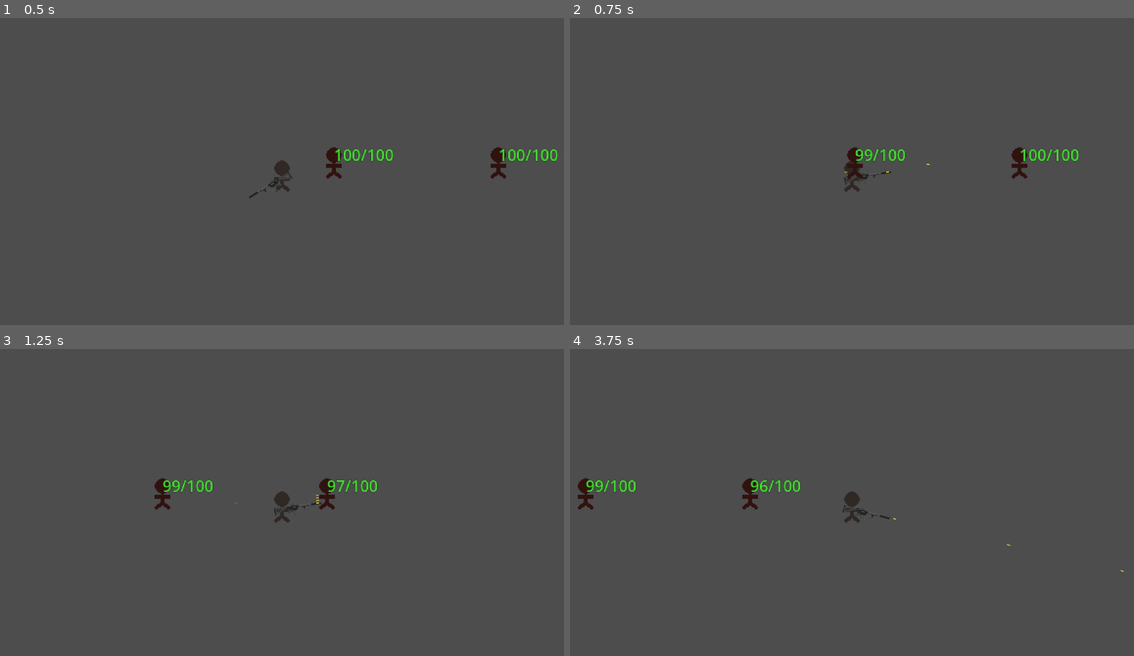
Above: before the commit, frames 1-4 (two rows, left to right).
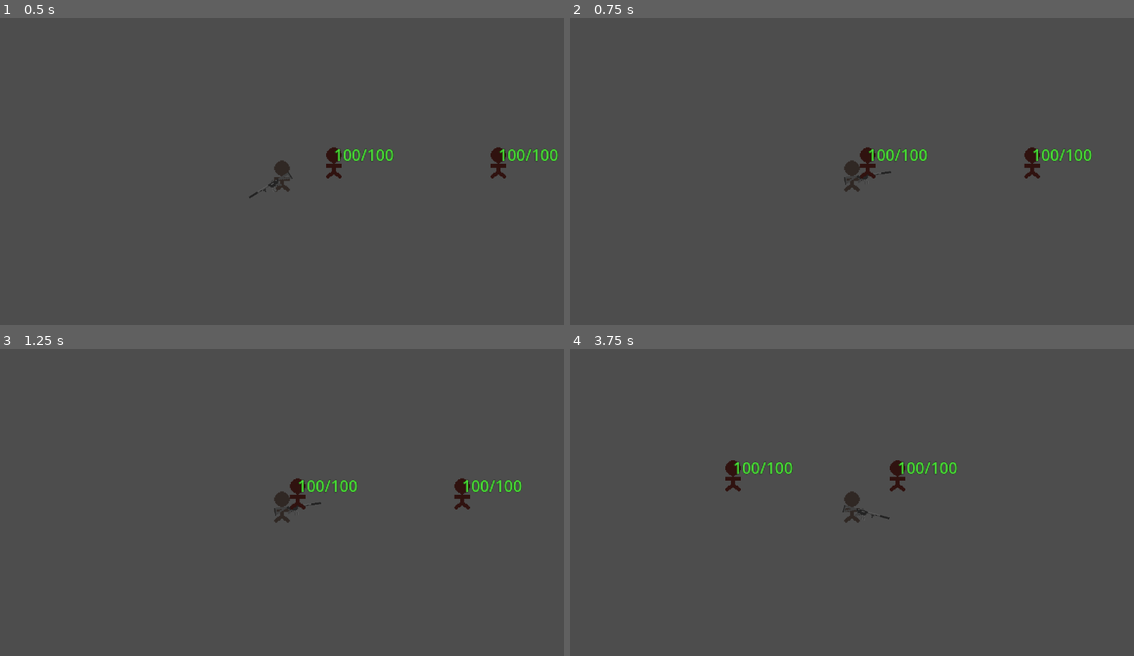
Above: after the commit, the same moments.

Repository: ExHilEr8/Personal-Game-Jam
Game: Godot game, scene res://scenes/main.tscn
Two runs of this game, one before a commit and one after it. Both use one fixed random seed, a clock stepped at 60 frames per second and the inputs below. Sound files missing from this copy of the repository are replaced by a short silence.
Inputs (mouse positions are in pixels of both pictures, inside the frame that each line leads up to):
- Up to frame 1 (0.5 s): no input
- Up to frame 2 (0.75 s): tap Enter at 0.5 s; move the mouse to (976, 159) at 0.52 s; press the mouse at (976, 159) at 0.53 s; hold D (move_right) from 0.53 s (still down)
- Up to frame 3 (1.25 s): keep holding D (move_right)
- Up to frame 4 (3.75 s): move the mouse to (739, 523) at 1.27 s; release D (move_right) at 1.28 s; release the mouse at (739, 523) at 1.28 s; hold S (move_down) 1.28-2.03 s; click (739, 523) at 1.35 s; move the mouse to (908, 438) at 2.02 s; press the mouse at (908, 438) at 2.03 s; hold D (move_right) 2.03-2.78 s; tap Space at 2.75 s; move the mouse to (823, 570) at 2.77 s; release the mouse at (823, 570) at 2.78 s; hold W (move_up) 2.78-3.53 s; click (823, 570) at 2.85 s; move the mouse to (1021, 554) at 3.52 s; press the mouse at (1021, 554) at 3.53 s; hold A (move_left) from 3.53 s (still down)

Frame 1 is identical in both runs. In frame 2, 1.1% of the frame differs, in the area x 48-93%, y 42-53%; in frame 3, 1.4%; in frame 4, 1.5%, in the area x 1-99%, y 36-73%.
Error after the commit: Parse Error: The member "projectile_speed" already exists in parent class Projectile. (res://scenes/PhysicsProjectile.gd:4)

Commit message:
Main scene controller and unfinished projectile changes :)

Diff:
--- a/project.godot
+++ b/project.godot
@@ -85,8 +85,10 @@
 
 [layer_names]
 
+2d_physics/layer_1="Enemy"
 2d_physics/layer_3="Player"
 2d_physics/layer_4="Player Projectile"
+2d_physics/layer_5="EnvironmentBound"
 
 [physics]
 
--- /dev/null
+++ b/scenes/MainSceneController.gd
@@ -0,0 +1,12 @@
+extends Node2D
+
+@export_enum("res://scenes/testing_scenes/weapon_testing.tscn") var scene_to_set: String
+
+# Called when the node enters the scene tree for the first time.
+func _ready():
+	get_tree().change_scene_to_file(scene_to_set)
+
+
+# Called every frame. 'delta' is the elapsed time since the previous frame.
+func _process(delta):
+	pass
--- a/scenes/PhysicsProjectile.gd
+++ b/scenes/PhysicsProjectile.gd
@@ -2,6 +2,12 @@
 
 @export_category("Projectile Stats")
 @export var projectile_speed: float = float(550)
+# TODOOOOO
+# OVERHAUL mask consts into a class or find out where to get them from, then add their values to enable/disable them rather than doing each mask individually. This will help
+#	with setting the hitscan mask too as thats currently broken
+#
+# Implement the forward raycasting check functionality from Weapon.gd to fix tunneling on piercing physical projectiles (i.e. when using Area2D object to detect collisions
+#   when the collision mask for the RigidBody2D is disabled)
 
 func _on_body_entered(body:Node):
 	var bullet_global_position = get_global_position()
--- a/scenes/Projectile.gd
+++ b/scenes/Projectile.gd
@@ -2,10 +2,13 @@
 
 @export_category("Projectile Stats")
 @export var damage: float = float(1)
+@export var projectile_speed: float = float(550)
 @export var ammo_per_shot: int = int(1)
 @export var is_enemy_piercing: bool = false
 @export var is_wall_piercing: bool = false
+@export var play_effect_on_enemy: bool = false
 @export var play_effect_on_wall: bool = false
+
 
 @export_category("Animation")
 @export var impact_animator: PackedScene
@@ -23,10 +26,10 @@
 signal wall_hit(position: Vector2, wall: Node, projectile)
 
 func determine_projectile_interaction(parent, body: Node, bullet_global_position: Vector2, bullet_global_rotation: float):
-	if not body.is_in_group("Player") and body.is_in_group("Enemy"):
+	if body.is_in_group("Enemy"):
 		on_enemy_hit(parent, body, bullet_global_position, bullet_global_rotation)
 
-	elif not body.is_in_group("Player") and body.is_in_group("Wall"):
+	elif body.is_in_group("Wall"):
 		on_wall_hit(parent, body, bullet_global_position, bullet_global_rotation)
 
 func on_hit_effect(parent, hit_position, hit_rotation):
@@ -39,7 +42,8 @@
 # parent variable is included to allow instantiating animations and sounds under
 #	a preferred node. Gives more control over both if desired
 func on_enemy_hit(parent, enemy: Node, hit_position: Vector2, hit_rotation: float):
-	on_hit_effect(parent, hit_position, hit_rotation)
+	if play_effect_on_enemy == true:
+		on_hit_effect(parent, hit_position, hit_rotation)
 	enemy_hit.emit(hit_position, enemy, self)
 
 func on_wall_hit(parent, enemy: Node, hit_position: Vector2, hit_rotation: float):
--- a/scenes/Weapon.gd
+++ b/scenes/Weapon.gd
@@ -96,7 +96,6 @@
 	raycast.exclude_parent = true
 	raycast.collision_mask = hitscan_collision_mask
 	raycast.enabled = true
-	raycast.exclude_parent = true
 
 	return raycast
 
@@ -276,11 +275,11 @@
 func _on_enemy_hit(hit_position: Vector2, enemy: Node, projectile):
 	damage_enemy(enemy, projectile.damage)
 
-	if is_hitscan == false:
+	if is_hitscan == false and projectile.is_enemy_piercing == false:
 		projectile.queue_free()
 
-func _on_wall_hit(hit_position: Vector2, enemy: Node, projectile):
-	if is_hitscan == false:
+func _on_wall_hit(hit_position: Vector2, wall: Node, projectile):
+	if is_hitscan == false and not projectile.is_wall_piercing:
 		projectile.queue_free()
 
 func damage_enemy(enemy, damage) -> void:
--- a/scenes/main.tscn
+++ b/scenes/main.tscn
@@ -1,71 +1,7 @@
-[gd_scene load_steps=10 format=3 uid="uid://dib3hnth51t1o"]
+[gd_scene load_steps=2 format=3 uid="uid://dib3hnth51t1o"]
 
-[ext_resource type="PackedScene" uid="uid://dbwiyy32jjiv8" path="res://scenes/player/player.tscn" id="1_scfp7"]
-[ext_resource type="Script" path="res://scenes/weapon_container.gd" id="2_ex5qh"]
-[ext_resource type="PackedScene" uid="uid://cv3jeqsihp3ey" path="res://scenes/weapons/assault_rifles/m4.tscn" id="3_tawrs"]
-[ext_resource type="Texture2D" uid="uid://8ba48ruimrsk" path="res://assets/sprites/tempplayer.png" id="4_c8107"]
-[ext_resource type="PackedScene" uid="uid://bew6phnc4wfen" path="res://scenes/prefabs/EnemyPrefab.tscn" id="4_oagll"]
-[ext_resource type="PackedScene" uid="uid://cm0aq0yd2skvp" path="res://scenes/physics_projectiles/m4bullet.tscn" id="4_y0fn3"]
-[ext_resource type="PackedScene" uid="uid://d2hqsdb4xswu5" path="res://scenes/prefabs/HitscanProjectilePrefab.tscn" id="5_tdcqm"]
-
-[sub_resource type="CapsuleShape2D" id="CapsuleShape2D_f2dak"]
-radius = 8.0
-height = 32.0
-
-[sub_resource type="RectangleShape2D" id="RectangleShape2D_d5o85"]
-size = Vector2(15, 71)
+[ext_resource type="Script" path="res://scenes/MainSceneController.gd" id="1_ar03u"]
 
 [node name="Main" type="Node2D"]
-
-[node name="Player" parent="." instance=ExtResource("1_scfp7")]
-position = Vector2(-52.79, 13.63)
-
-[node name="WeaponContainer" type="Node2D" parent="Player"]
-script = ExtResource("2_ex5qh")
-
-[node name="Weapon" parent="Player/WeaponContainer" instance=ExtResource("3_tawrs")]
-position = Vector2(16, 4)
-fire_rate = 0.05
-magazine_size = 9000
-reserve_ammo = 9000
-queue_firing_delay = 0.0
-physics_projectile = ExtResource("4_y0fn3")
-hitscan_projectile = ExtResource("5_tdcqm")
-
-[node name="EnemyInFront" parent="." instance=ExtResource("4_oagll")]
-
-[node name="Sprite2D" parent="EnemyInFront" index="0"]
-self_modulate = Color(1, 0.466667, 0.415686, 1)
-texture = ExtResource("4_c8107")
-
-[node name="FloatingUIContainer" parent="EnemyInFront" index="1"]
-position = Vector2(0, -20)
-metadata/_edit_group_ = true
-
-[node name="CollisionShape2D" type="CollisionShape2D" parent="EnemyInFront"]
-shape = SubResource("CapsuleShape2D_f2dak")
-
-[node name="EnemyInBack" parent="." instance=ExtResource("4_oagll")]
-position = Vector2(168, 0)
-
-[node name="Sprite2D" parent="EnemyInBack" index="0"]
-self_modulate = Color(1, 0.466667, 0.415686, 1)
-texture = ExtResource("4_c8107")
-
-[node name="FloatingUIContainer" parent="EnemyInBack" index="1"]
-position = Vector2(0, -20)
-metadata/_edit_group_ = true
-
-[node name="CollisionShape2D" type="CollisionShape2D" parent="EnemyInBack"]
-shape = SubResource("CapsuleShape2D_f2dak")
-
-[node name="Wall" type="StaticBody2D" parent="." groups=["Wall"]]
-
-[node name="CollisionShape2D" type="CollisionShape2D" parent="Wall" groups=["Wall"]]
-position = Vector2(84, 2)
-shape = SubResource("RectangleShape2D_d5o85")
-debug_color = Color(0.913725, 0.290196, 0, 0.419608)
-
-[editable path="Player/WeaponContainer/Weapon"]
-[editable path="EnemyInFront"]
-[editable path="EnemyInBack"]
+script = ExtResource("1_ar03u")
+scene_to_set = "res://scenes/testing_scenes/weapon_testing.tscn"
--- a/scenes/physics_projectiles/m4bullet.tscn
+++ b/scenes/physics_projectiles/m4bullet.tscn
@@ -8,14 +8,16 @@
 [sub_resource type="RectangleShape2D" id="RectangleShape2D_57cu1"]
 size = Vector2(3, 1)
 
-[node name="Projectile" type="RigidBody2D" groups=["Projectile"]]
+[node name="Projectile" type="RigidBody2D" node_paths=PackedStringArray("collider") groups=["Projectile"]]
 collision_layer = 8
+collision_mask = 17
 lock_rotation = true
 continuous_cd = 1
 max_contacts_reported = 999
 contact_monitor = true
 script = ExtResource("1_mvj12")
-projectile_speed = 1200.0
+collider = NodePath(".")
+play_effect_on_enemy = true
 play_effect_on_wall = true
 impact_animator = ExtResource("2_juq4l")
 impact_sound = ExtResource("3_qnwr5")
--- /dev/null
+++ b/scenes/physics_projectiles/piercingm4bullet.tscn
@@ -0,0 +1,45 @@
+[gd_scene load_steps=6 format=3 uid="uid://qdgpx6n8ryg2"]
+
+[ext_resource type="Script" path="res://scenes/PhysicsProjectile.gd" id="1_maeli"]
+[ext_resource type="PackedScene" uid="uid://cvv8wdprhevxn" path="res://scenes/projectile_animations/m4bulletanimation.tscn" id="2_lv85q"]
+[ext_resource type="AudioStream" uid="uid://c32xm70y8sshi" path="res://assets/audio/hitmarker.wav" id="3_svg4l"]
+[ext_resource type="Texture2D" uid="uid://tfqcnc4n5xkg" path="res://assets/sprites/arbullet.png" id="4_4vfxk"]
+
+[sub_resource type="RectangleShape2D" id="RectangleShape2D_57cu1"]
+size = Vector2(3, 1)
+
+[node name="Projectile" type="RigidBody2D" node_paths=PackedStringArray("collider", "area_collider") groups=["Projectile"]]
+collision_layer = 8
+collision_mask = 0
+lock_rotation = true
+continuous_cd = 1
+max_contacts_reported = 999
+contact_monitor = true
+script = ExtResource("1_maeli")
+collider = NodePath(".")
+area_collider = NodePath("Area2D")
+projectile_speed = 400.0
+is_enemy_piercing = true
+is_wall_piercing = true
+play_effect_on_enemy = true
+play_effect_on_wall = true
+impact_animator = ExtResource("2_lv85q")
+impact_sound = ExtResource("3_svg4l")
+sound_volume = -15.0
+sound_attenuation = 0.95
+
+[node name="Sprite2D" type="Sprite2D" parent="."]
+texture = ExtResource("4_4vfxk")
+
+[node name="CollisionShape2D" type="CollisionShape2D" parent="."]
+shape = SubResource("RectangleShape2D_57cu1")
+
+[node name="Area2D" type="Area2D" parent="."]
+collision_layer = 8
+collision_mask = 17
+
+[node name="CollisionShape2DDuplicate" type="CollisionShape2D" parent="Area2D"]
+shape = SubResource("RectangleShape2D_57cu1")
+
+[connection signal="body_entered" from="." to="." method="_on_body_entered"]
+[connection signal="body_entered" from="Area2D" to="." method="_on_body_entered"]
--- /dev/null
+++ b/scenes/testing_scenes/weapon_testing.tscn
@@ -0,0 +1,79 @@
+[gd_scene load_steps=10 format=3 uid="uid://bintw6dc6kaix"]
+
+[ext_resource type="PackedScene" uid="uid://dbwiyy32jjiv8" path="res://scenes/player/player.tscn" id="1_tgmxy"]
+[ext_resource type="Script" path="res://scenes/weapon_container.gd" id="2_xvo12"]
+[ext_resource type="PackedScene" uid="uid://cv3jeqsihp3ey" path="res://scenes/weapons/assault_rifles/m4.tscn" id="3_5a638"]
+[ext_resource type="PackedScene" uid="uid://qdgpx6n8ryg2" path="res://scenes/physics_projectiles/piercingm4bullet.tscn" id="4_x2js2"]
+[ext_resource type="PackedScene" uid="uid://d2hqsdb4xswu5" path="res://scenes/prefabs/HitscanProjectilePrefab.tscn" id="5_txgtt"]
+[ext_resource type="PackedScene" uid="uid://bew6phnc4wfen" path="res://scenes/prefabs/EnemyPrefab.tscn" id="6_3freg"]
+[ext_resource type="Texture2D" uid="uid://8ba48ruimrsk" path="res://assets/sprites/tempplayer.png" id="7_ml2a3"]
+
+[sub_resource type="CapsuleShape2D" id="CapsuleShape2D_c4648"]
+radius = 8.0
+height = 32.0
+
+[sub_resource type="RectangleShape2D" id="RectangleShape2D_q0hqs"]
+size = Vector2(15, 71)
+
+[node name="WeaponTesting" type="Node2D"]
+
+[node name="Player" parent="." instance=ExtResource("1_tgmxy")]
+position = Vector2(-52.79, 13.63)
+collision_mask = 19
+
+[node name="WeaponContainer" type="Node2D" parent="Player"]
+script = ExtResource("2_xvo12")
+
+[node name="Weapon" parent="Player/WeaponContainer" instance=ExtResource("3_5a638")]
+position = Vector2(16, 4)
+fire_rate = 0.05
+magazine_size = 9000
+reserve_ammo = 9000
+queue_firing_delay = 0.0
+physics_projectile = ExtResource("4_x2js2")
+hitscan_projectile = ExtResource("5_txgtt")
+
+[node name="EnemyInFront" parent="." instance=ExtResource("6_3freg")]
+
+[node name="Sprite2D" parent="EnemyInFront" index="0"]
+self_modulate = Color(1, 0.466667, 0.415686, 1)
+texture = ExtResource("7_ml2a3")
+
+[node name="FloatingUIContainer" parent="EnemyInFront" index="1"]
+position = Vector2(0, -20)
+metadata/_edit_group_ = true
+
+[node name="Label" parent="EnemyInFront/FloatingUIContainer" index="0"]
+metadata/_edit_use_anchors_ = true
+
+[node name="CollisionShape2D" type="CollisionShape2D" parent="EnemyInFront"]
+shape = SubResource("CapsuleShape2D_c4648")
+
+[node name="EnemyInBack" parent="." instance=ExtResource("6_3freg")]
+position = Vector2(168, 0)
+
+[node name="Sprite2D" parent="EnemyInBack" index="0"]
+self_modulate = Color(1, 0.466667, 0.415686, 1)
+texture = ExtResource("7_ml2a3")
+
+[node name="FloatingUIContainer" parent="EnemyInBack" index="1"]
+position = Vector2(0, -20)
+metadata/_edit_group_ = true
+
+[node name="Label" parent="EnemyInBack/FloatingUIContainer" index="0"]
+metadata/_edit_use_anchors_ = true
+
+[node name="CollisionShape2D" type="CollisionShape2D" parent="EnemyInBack"]
+shape = SubResource("CapsuleShape2D_c4648")
+
+[node name="Wall" type="StaticBody2D" parent="." groups=["Wall"]]
+collision_layer = 16
+
+[node name="CollisionShape2D" type="CollisionShape2D" parent="Wall" groups=["Wall"]]
+position = Vector2(84, 2)
+shape = SubResource("RectangleShape2D_q0hqs")
+debug_color = Color(0.913725, 0.290196, 0, 0.419608)
+
+[editable path="Player/WeaponContainer/Weapon"]
+[editable path="EnemyInFront"]
+[editable path="EnemyInBack"]
